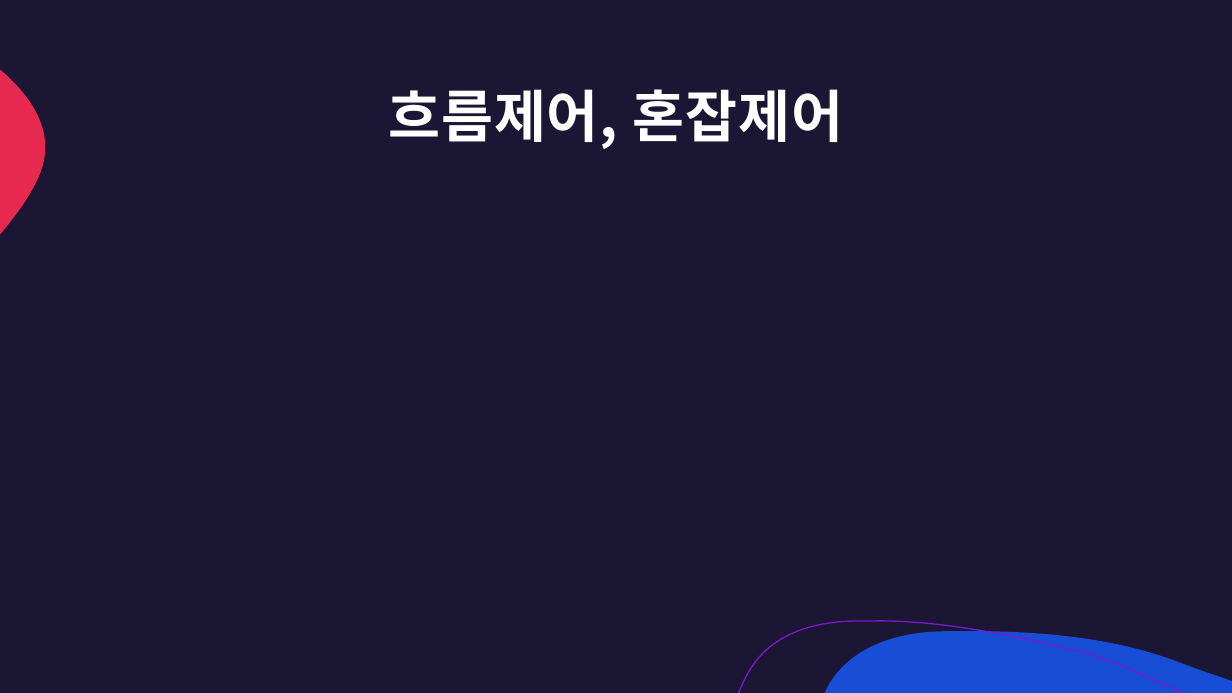
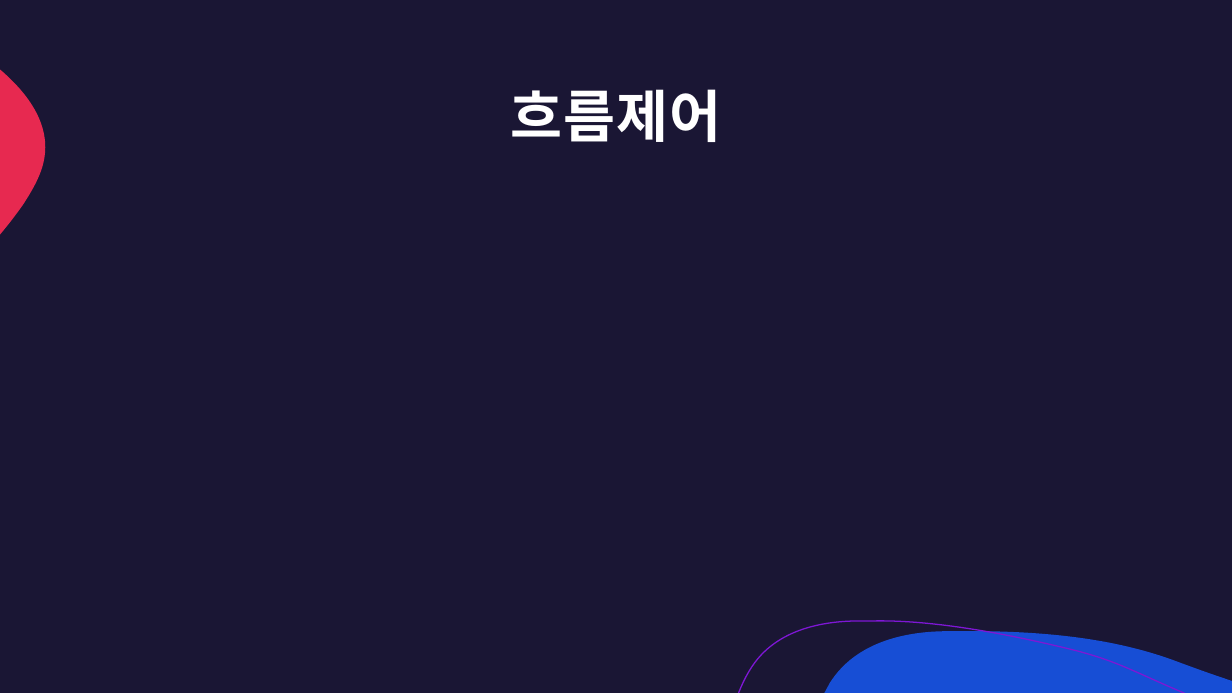
Before and after one commit to lumen4723/2024_network, a slide deck: slide 14 of 2.pptx (slide 9 before the commit). Drawn at 1232x693 pixels with LibreOffice and Linux fonts; fonts in the diff are those of the drawing. Boxes give left, top, right and bottom in pixels: in the first picture for what was removed or moved away, otherwise in the second. Text is boxed around its words. In the diff, an @@ line names an element or a change of style, - is before the commit and + after.

```diff
--- a/2.pptx
+++ b/2.pptx
@@ title at (511,89,721,142): text changed @@
-흐름제어, 혼잡제어
+흐름제어
```
Also in this commit, not shown: 2 other slides changed, 16 slides added, 2 slides removed, 1 other file.
